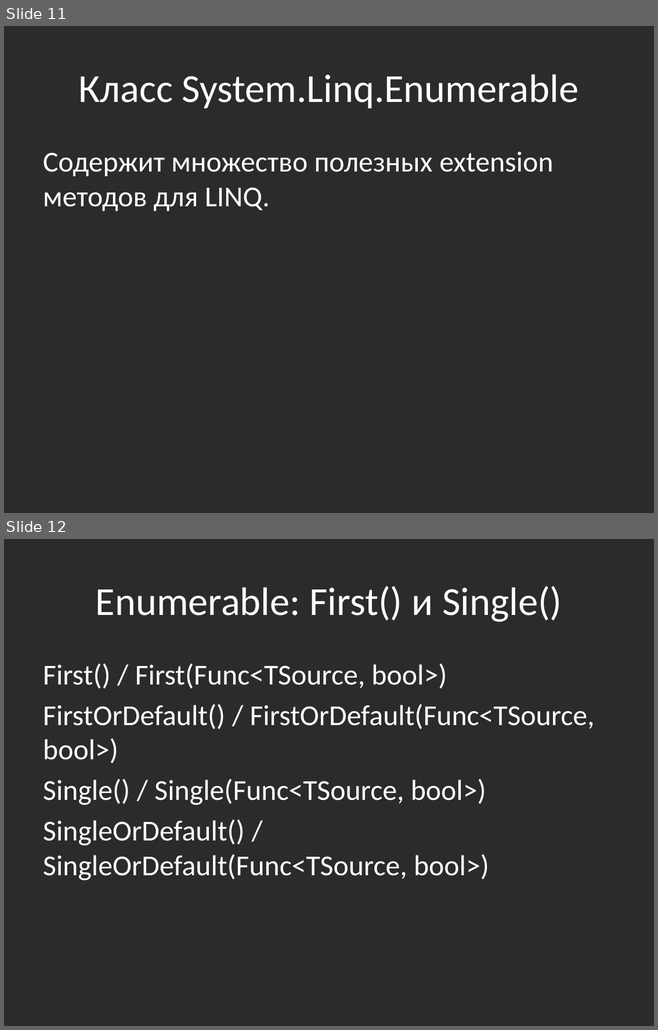
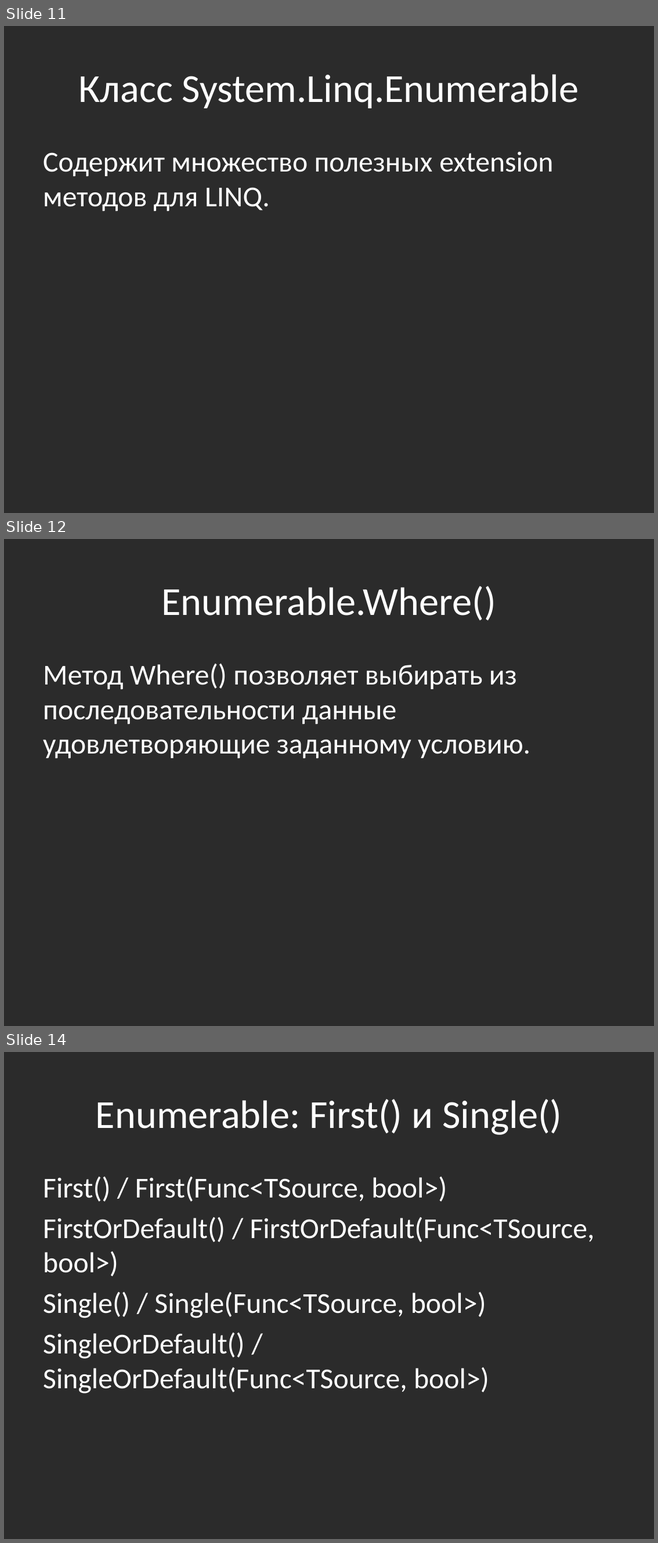
Before and after one commit to bazile/Training, a slide deck: Presentation/lesson-11-linq.pptx. Shown one above the other, each under a label of ours: slides 11 and 12 before the commit, slides 11, 12 and 14 after it; the slides between them are not shown. The pictures are 658x1030 and 658x1543 pixels, drawn with LibreOffice and Linux fonts; fonts in the diff are those of the drawing; background and template pictures are left out; a plain dark background stands for a picture behind light text. Boxes give left, top, right and bottom in pixels: in the first picture for what was removed or moved away, otherwise in the second. Text is boxed around its words. In the diff, an @@ line names an element or a change of style, - is before the commit and + after.

Commit message:
LINQ presentation. More Enumerable methods.

```diff
--- a/Presentation/lesson-11-linq.pptx
+++ b/Presentation/lesson-11-linq.pptx
@@ slide 12 added at [4, 539, 654, 1026], background picture (left out) @@
@@ title added at [161, 586, 495, 621], 44 pt, text #FFFFFF @@
+Enumerable.Where()
@@ text added at [43, 663, 530, 758], 32 pt, text #FFFFFF @@
+Метод Where() позволяет выбирать из последовательности данные удовлетворяющие заданному условию.
@@ what was slide 12 is now slide 14 @@
```
Also in this commit, not shown: 2 other slides added.
